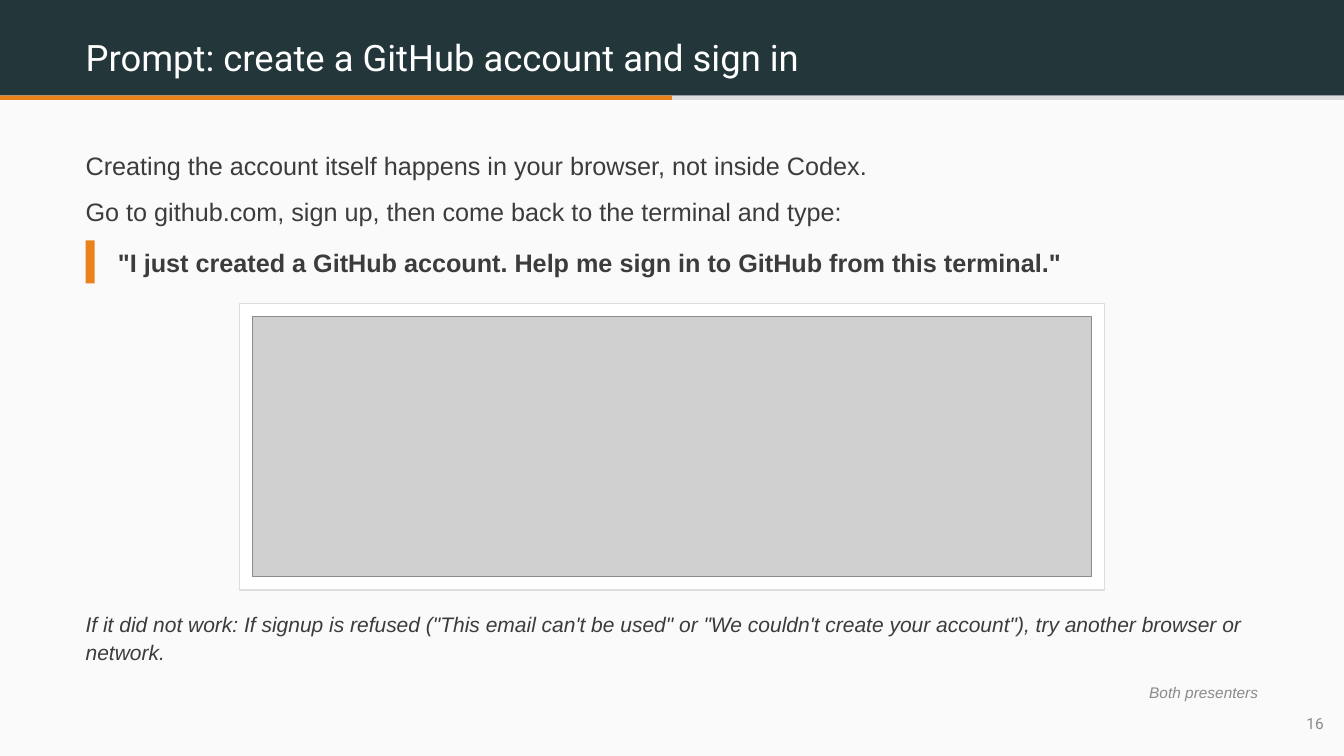
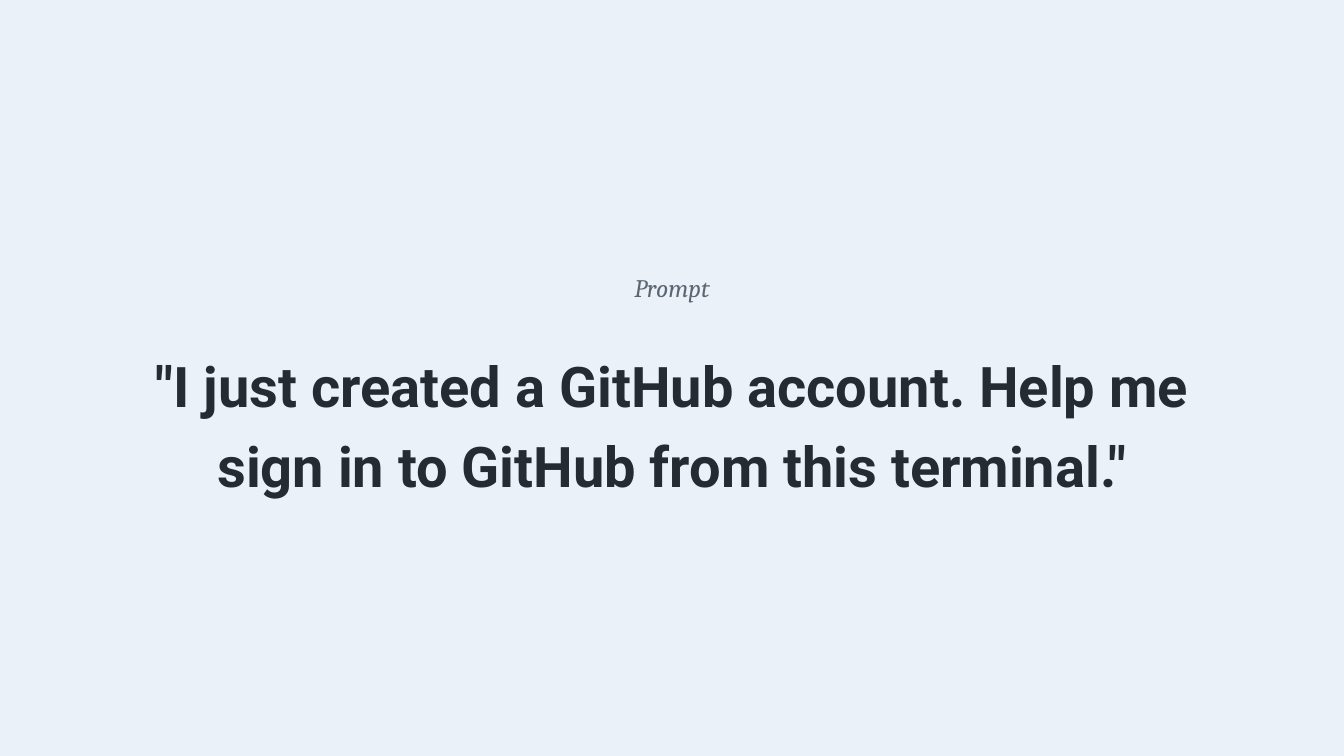
Before and after one commit to benjiesotelo-sudo/Telos_FIN1209, a slide deck: slide 11 of special-lecture/FIN1209-Special-Lecture-1-Setup.pptx (slide 16 before the commit). Drawn at 1344x756 pixels with LibreOffice and Linux fonts; fonts in the diff are those of the drawing; grey boxes stand for pictures. Boxes give left, top, right and bottom in pixels: in the first picture for what was removed or moved away, otherwise in the second. Text is boxed around its words. In the diff, an @@ line names an element or a change of style, - is before the commit and + after.

```diff
--- a/special-lecture/FIN1209-Special-Lecture-1-Setup.pptx
+++ b/special-lecture/FIN1209-Special-Lecture-1-Setup.pptx
@@ rectangle at (0,0,1344,756): fill #FAFAFA to #EAF1F8 @@
@@ rectangle removed at (0,0,1344,96) @@
@@ text removed at (86,43,799,79) @@
-Prompt: create a GitHub account and sign in
@@ rectangle removed at (0,96,1344,100) @@
@@ rectangle removed at (0,96,673,100) @@
@@ text removed at (86,156,867,227) @@
-Creating the account itself happens in your browser, not inside Codex.
-Go to github.com, sign up, then come back to the terminal and type:
@@ rectangle removed at (86,240,95,283) @@
@@ text added at (634,280,709,303), 18 pt, text #5B6672, italic @@
+Prompt
@@ rectangle removed at (239,303,1105,590) @@
@@ picture removed at (252,317,1092,577) @@
@@ text ""I just created a GitHub ...": place and size @@
-text ""I just created a GitHub ..." at (118,253,1061,277)
+text ""I just created a GitHub ..." at (156,365,1188,499)
@@ text ""I just created a GitHub ..." at (156,365,1188,499): size 18 to 40 pt, font Arial to Roboto, text colour #3C3C3C to #242B33; alignment left to centre; line spacing 1.12 to 1.2 @@
@@ text removed at (86,616,1241,660) @@
-If it did not work: If signup is refused ("This email can't be used" or "We couldn't create your account"), try another browser or network.
@@ text removed at (1149,687,1258,701) @@
-Both presenters
@@ text removed at (1306,718,1323,729) @@
-16
```
Also in this commit, not shown: 6 other slides changed, 6 slides added, 25 slides removed, 4 other files.
